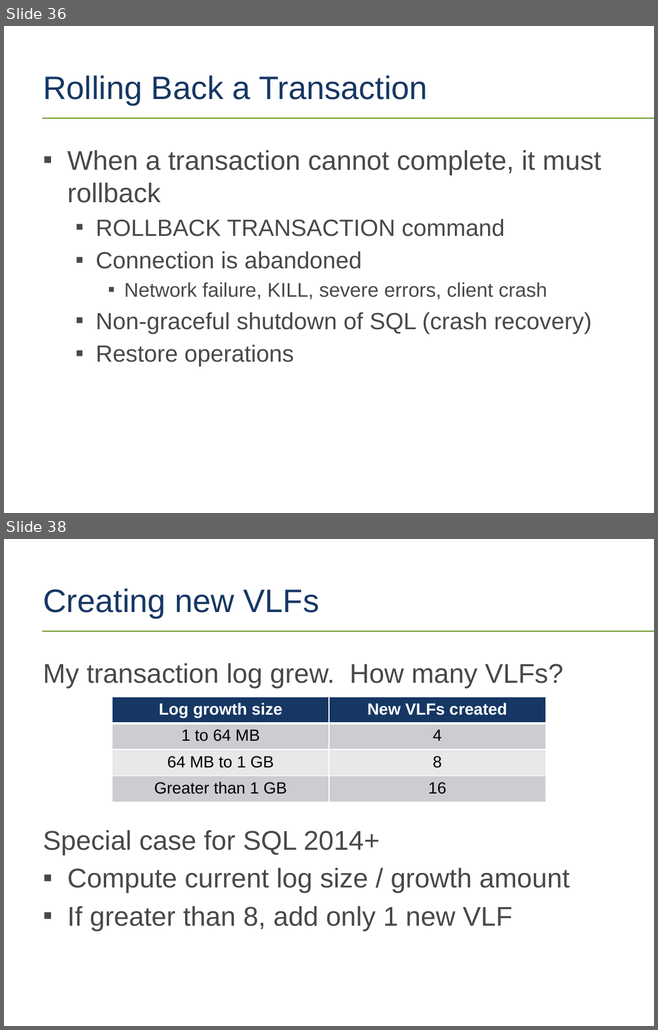
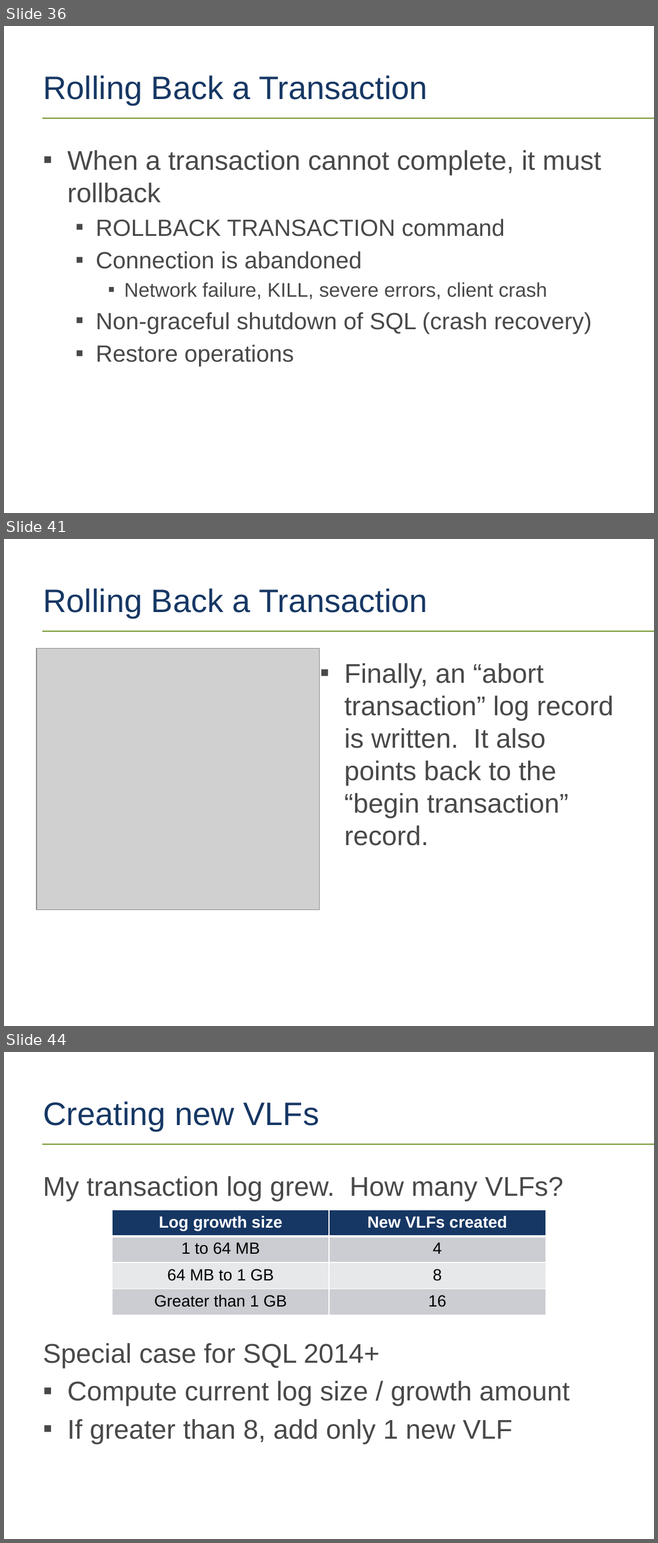
Before and after one commit to tf3604/LogFilePresentation, a slide deck: TransactionLog.pptx. Shown one above the other, each under a label of ours: slides 36 and 38 before the commit, slides 36, 41 and 44 after it; the slides between them are not shown. The pictures are 658x1030 and 658x1543 pixels, drawn with LibreOffice and Linux fonts; fonts in the diff are those of the drawing; grey boxes stand for pictures; background and template pictures are left out. Boxes give left, top, right and bottom in pixels: in the first picture for what was removed or moved away, otherwise in the second. Text is boxed around its words. In the diff, an @@ line names an element or a change of style, - is before the commit and + after.

```diff
--- a/TransactionLog.pptx
+++ b/TransactionLog.pptx
@@ slide 41 added at <box>4,539,654,1026</box>, background #FFFFFF; not listed: 1 template element that a slide beside it also shows @@
@@ title added at <box>43,588,427,617</box>, 36 pt, text #163764 @@
+Rolling Back a Transaction
@@ picture added at <box>36,648,319,910</box> @@
@@ text added at <box>344,663,613,846</box>, 30 pt, text #474947 @@
+▪ Finally, an “abort transaction” log record is written. It also points back to the “begin transaction” record.
@@ what was slide 38 is now slide 44 @@
```
Also in this commit, not shown: 1 slide changed, 5 other slides added, 1 other file.
